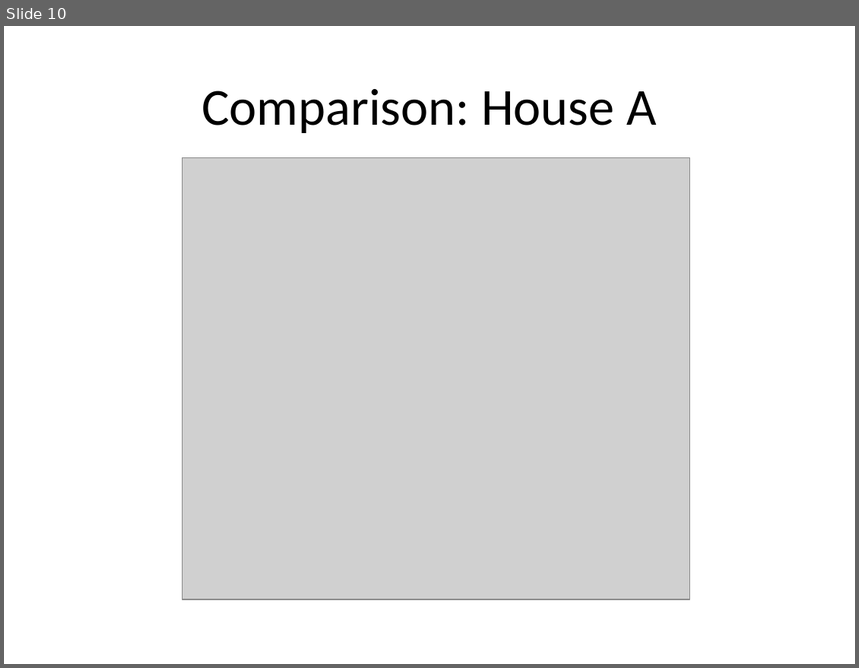
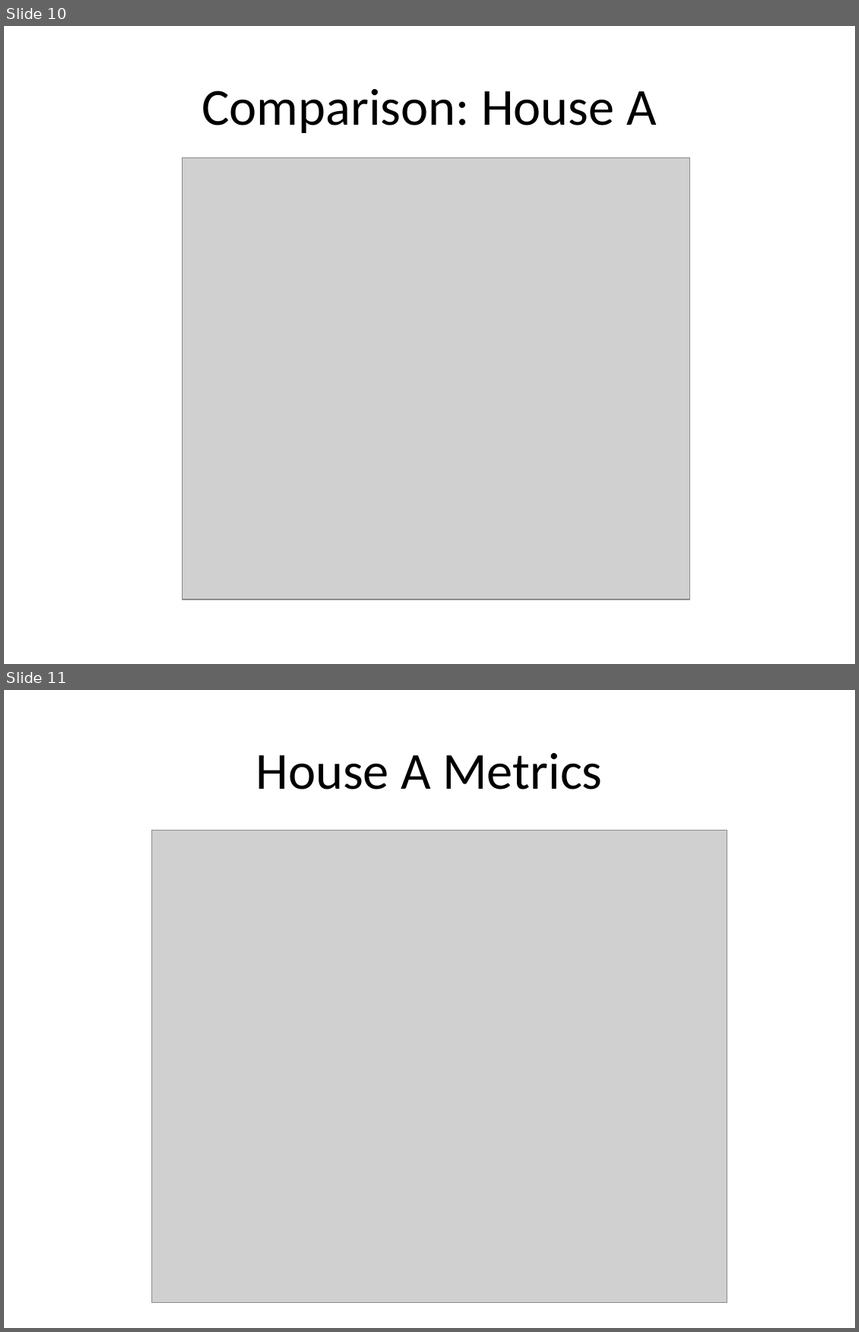
Before and after one commit to ppegusii/cs689-final, a slide deck: doc/slides.pptx. Shown one above the other, each under a label of ours: slide 10 before the commit, slides 10 and 11 after it. The pictures are 859x668 and 859x1332 pixels, drawn with LibreOffice and Linux fonts; fonts in the diff are those of the drawing; grey boxes stand for pictures. Boxes give left, top, right and bottom in pixels: in the first picture for what was removed or moved away, otherwise in the second. Text is boxed around its words. In the diff, an @@ line names an element or a change of style, - is before the commit and + after.

```diff
--- a/doc/slides.pptx
+++ b/doc/slides.pptx
@@ slide 11 added at (4,690,855,1328), background #FFFFFF @@
@@ text added at (256,753,602,790), 44 pt, text #000000 @@
+House A Metrics
@@ picture added at (152,831,728,1303) @@
```
Also in this commit, not shown: 1 slide changed, 1 other slide added, 2 slides removed, 6 other files.
